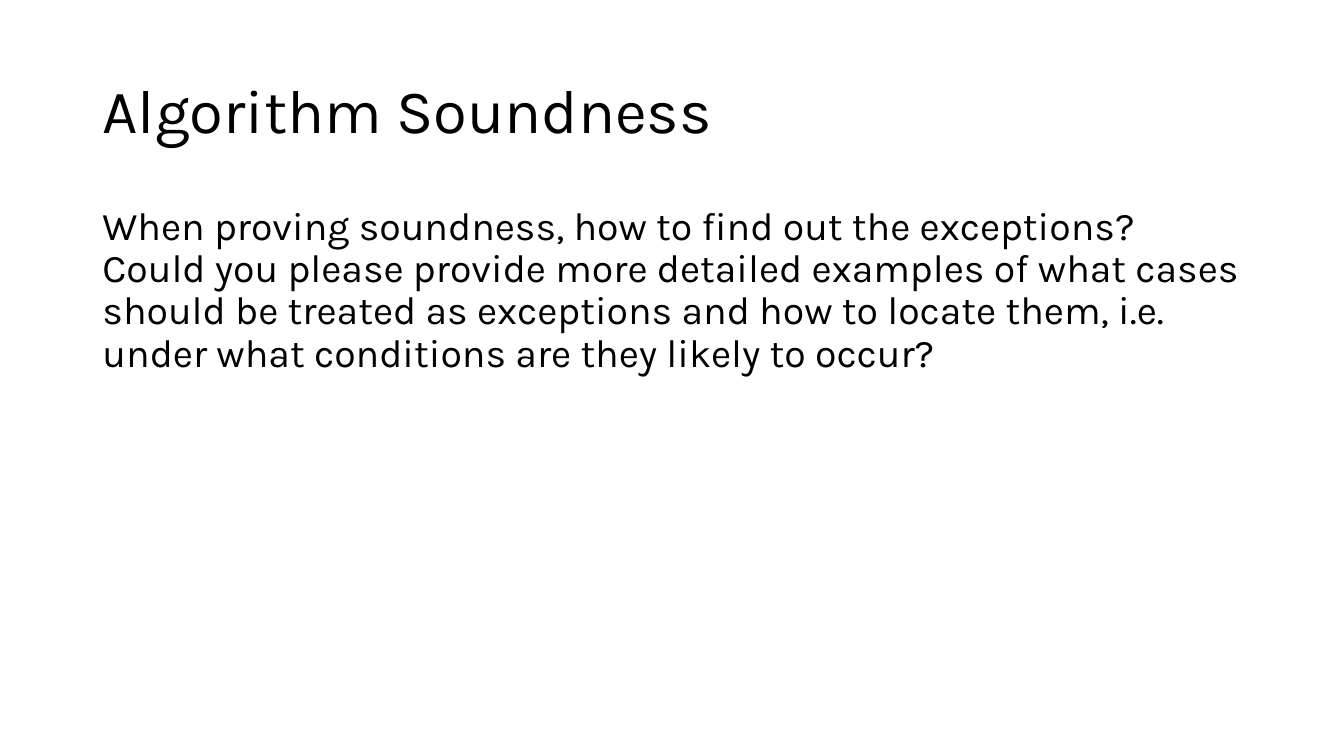
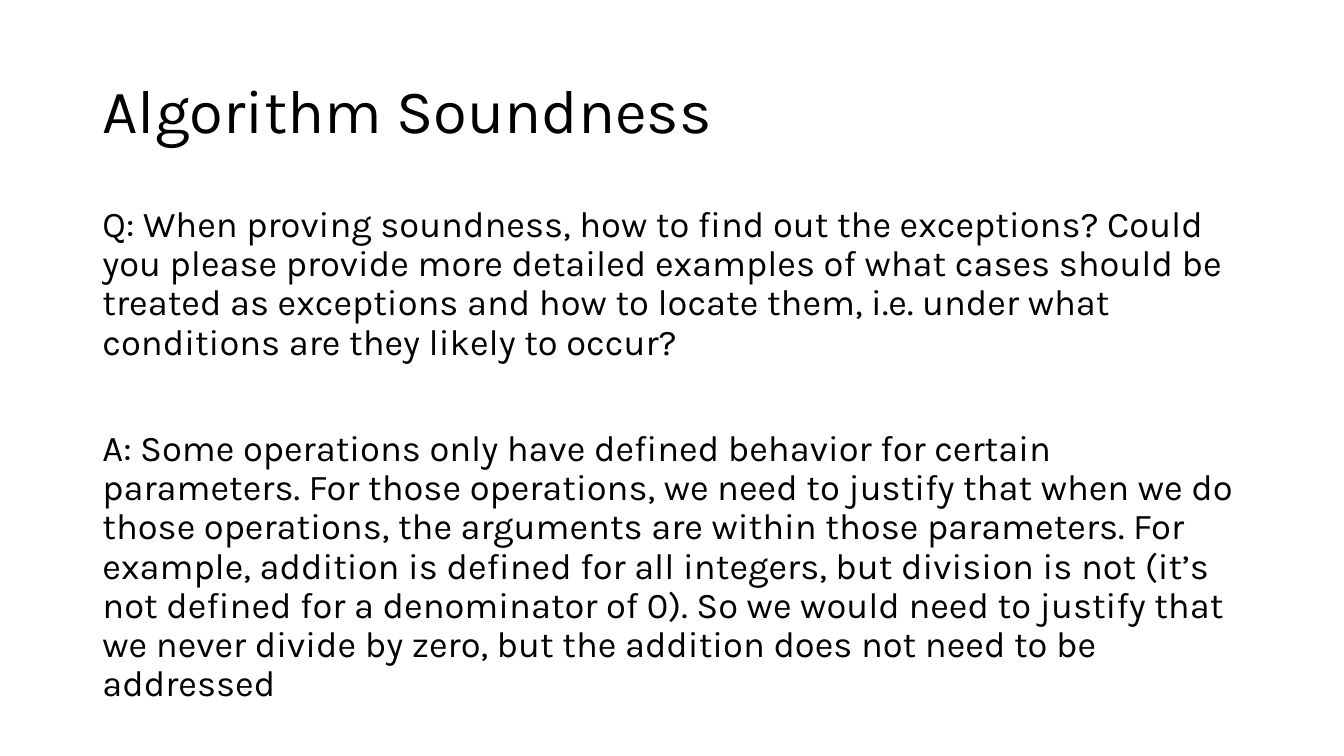
Before and after one commit to natebrunelle/cse417, a slide deck: slide 5 of markdown/files/slides/13.pptx. Drawn at 1344x756 pixels with LibreOffice and Linux fonts; fonts in the diff are those of the drawing. Boxes give left, top, right and bottom in pixels: in the first picture for what was removed or moved away, otherwise in the second. Text is boxed around its words. In the diff, an @@ line names an element or a change of style, - is before the commit and + after.

```diff
--- a/markdown/files/slides/13.pptx
+++ b/markdown/files/slides/13.pptx
@@ text at [102, 212, 1232, 697]: text changed; size 28 to 25.9 pt @@
-When proving soundness, how to find out the exceptions? Could you please provide more detailed examples of what cases should be treated as exceptions and how to locate them, i.e. under what conditions are they likely to occur?
+Q: When proving soundness, how to find out the exceptions? Could you please provide more detailed examples of what cases should be treated as exceptions and how to locate them, i.e. under what conditions are they likely to occur?
+A: Some operations only have defined behavior for certain parameters. For those operations, we need to justify that when we do those operations, the arguments are within those parameters. For example, addition is defined for all integers, but division is not (it’s not defined for a denominator of 0). So we would need to justify that we never divide by zero, but the addition does not need to be addressed
```
Also in this commit, not shown: 3 other slides changed, 1 slide removed, 1 other file.
